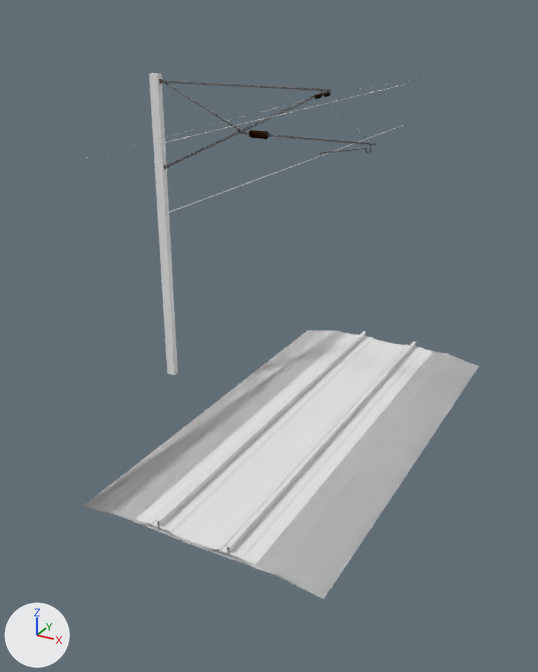
What one commit did to the Blender file Models/DKGantry/U/PGA_DKGantry_Us1t8m_LL.blend.
Both versions are drawn from a 50 mm lens placed at (6.41, -13.82, 8.91), pointed at (-0.78, -0.73, 2.37). The lights are fixed; the arrows at lower left show +X, +Y and +Z.

The scene before the commit, as lines of its bpy script (objects in view):
```python
me_nr_db01_01_001 = bpy.data.meshes.new('nr_db01~01.001')
me_nr_db01_01_001.from_pydata(...)  # 312 vertices, 224 faces; spans x -2.6..2.6, y -0.43..10.07, z -7.2..0.02
me_pga_dk_gantry_n1t6m_l_pole_001 = bpy.data.meshes.new('pga_dk_gantry_n1t6m_L_pole.001')
me_pga_dk_gantry_n1t6m_l_pole_001.from_pydata(...)  # a box spanning x 3.89..4.11, y -0.08..0.08, z 0.37..7.62
me_pga_dk_gantry_n1t6m_l_pole_001.materials.append(mat_pga_dkgantry_n)  # its picture is missing
ob_nr_db01_01 = bpy.data.objects.new('nr_db01~01', me_nr_db01_01_001)
ob_nr_db01_01.location = (0.0, -5.0, 0.0)
ob_nr_db01_01.rotation_euler = (0.0, 3.142, 0.0)  # degrees (0, 180, 0)
ob_pga_dk_gantry_n1t6m_l_pole_001 = bpy.data.objects.new('pga_dk_gantry_n1t6m_L_pole.001', me_pga_dk_gantry_n1t6m_l_pole_001)
ob_pga_dk_gantry_n1t6m_l_pole_001.location = (0.0, 0.0, 0.0)
ob_pga_dk_gantry_n1t6m_l_pole_001.rotation_euler = (0.0, 0.0, -3.142)  # degrees (0, 0, -180)
```
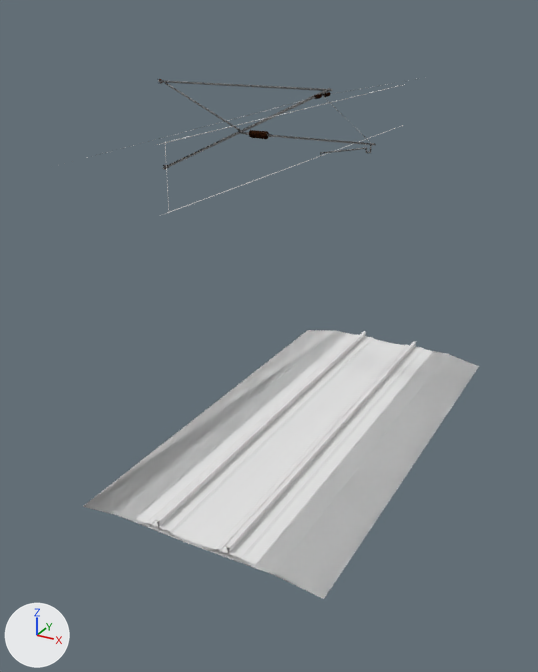
The change, as a list of edits to the scene's bpy script:
```text
Remove ob_pga_dk_gantry_n1t6m_l_pole_001:
    ob_pga_dk_gantry_n1t6m_l_pole_001 = bpy.data.objects.new('pga_dk_gantry_n1t6m_L_pole.001', me_pga_dk_gantry_n1t6m_l_pole_001)
    ob_pga_dk_gantry_n1t6m_l_pole_001.location = (0.0, 0.0, 0.0)
    ob_pga_dk_gantry_n1t6m_l_pole_001.rotation_euler = (0.0, 0.0, -3.142)  # degrees (0, 0, -180)
```

Location of each change, [x1, y1, x2, y2] in pixels of the pictures (538 x 672 px):
'pga_dk_gantry_n1t6m_L_pole.001', deleted: before [149, 73, 178, 375]
